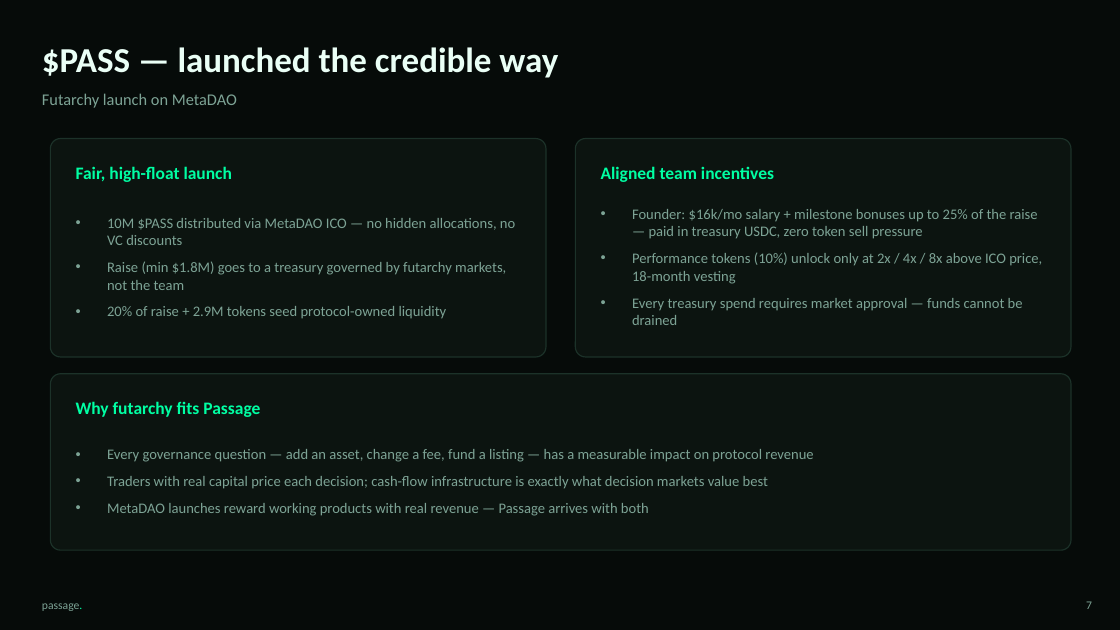
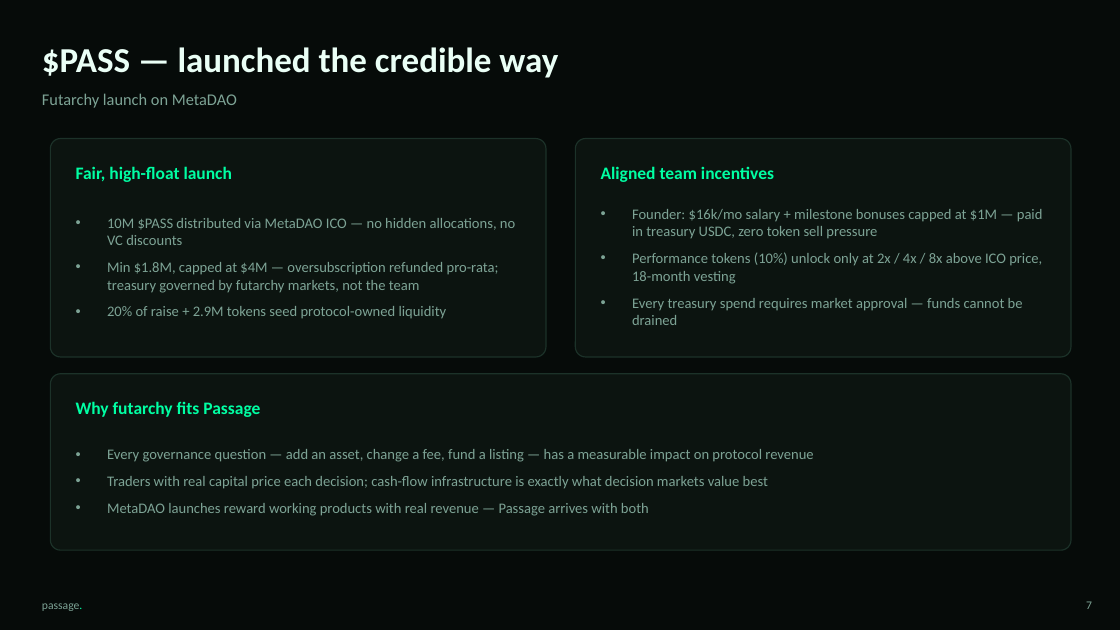
Before and after one commit to SewnRetirement/Passage-Protocol, a slide deck: slide 7 of assets/passage-deck.pptx. Drawn at 1120x630 pixels with LibreOffice and Linux fonts; fonts in the diff are those of the drawing. Boxes give left, top, right and bottom in pixels: in the first picture for what was removed or moved away, otherwise in the second. Text is boxed around its words. In the diff, an @@ line names an element or a change of style, - is before the commit and + after.

```diff
--- a/assets/passage-deck.pptx
+++ b/assets/passage-deck.pptx
@@ text at (x1=632, y1=209, x2=1043, y2=238): text changed @@
-• Founder: $16k/mo salary + milestone bonuses up to 25% of the raise — paid in treasury USDC, zero token sell pressure
+• Founder: $16k/mo salary + milestone bonuses capped at $1M — paid in treasury USDC, zero token sell pressure
@@ text at (x1=107, y1=262, x2=499, y2=293): text changed @@
-• Raise (min $1.8M) goes to a treasury governed by futarchy markets, not the team
+• Min $1.8M, capped at $4M — oversubscription refunded pro-rata; treasury governed by futarchy markets, not the team
```
Also in this commit, not shown: 1 other slide changed, 2 other files.
